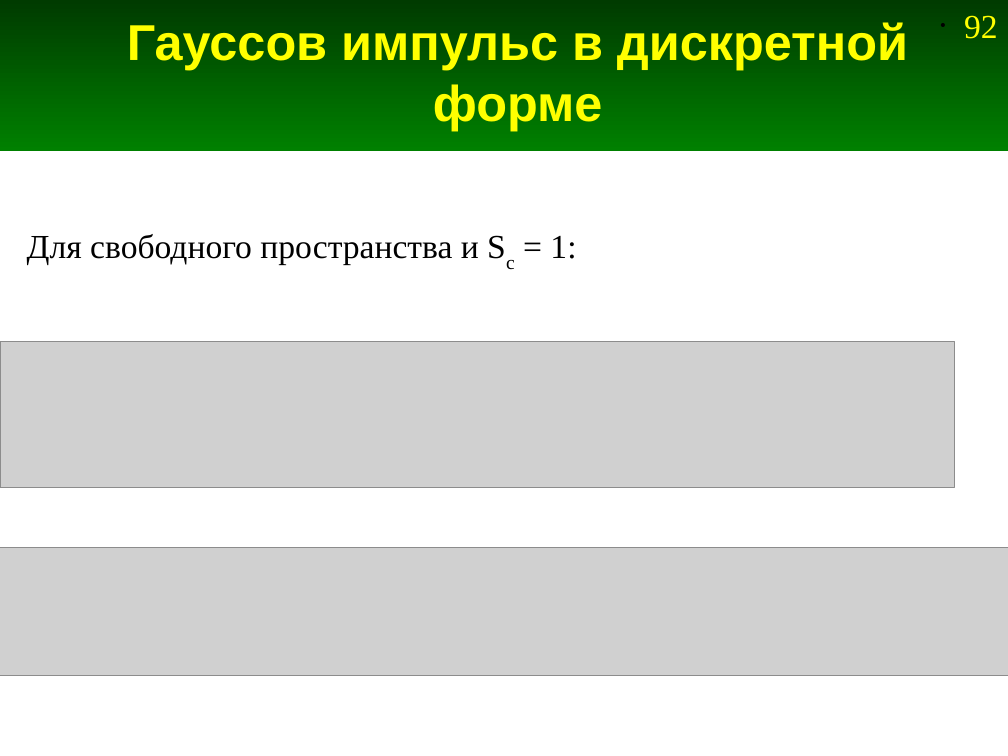
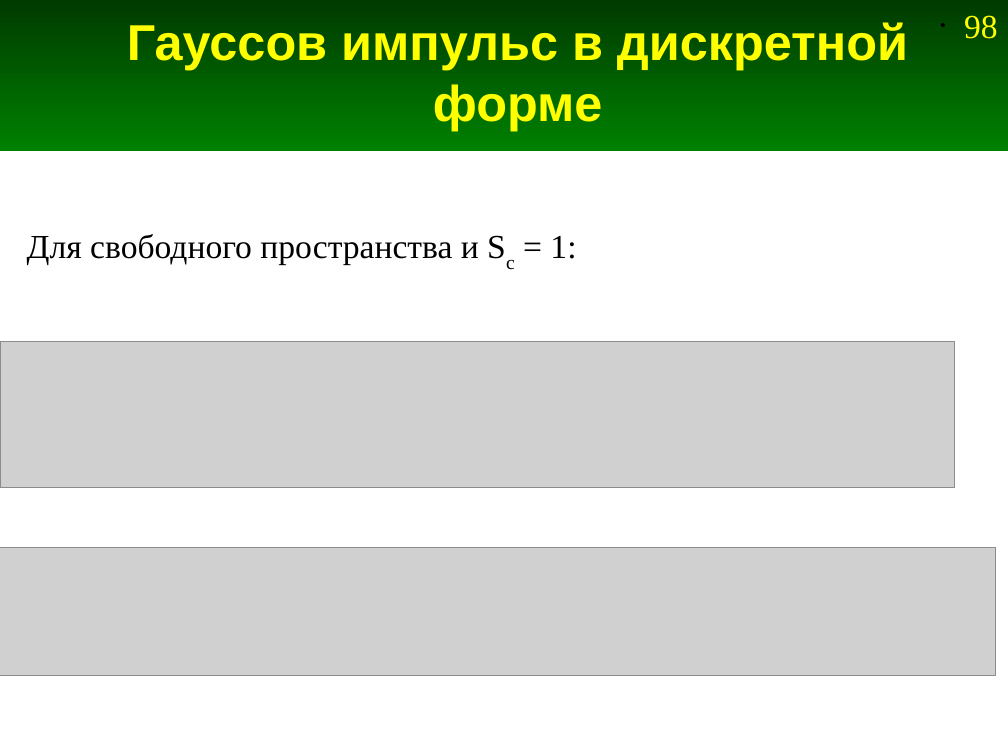
Before and after one commit to andris0147sv/modelling, a slide deck: slide 98 of presentations/2. FDTD.odp (slide 92 before the commit). Drawn at 1008x756 pixels with LibreOffice and Linux fonts; fonts in the diff are those of the drawing; grey boxes stand for pictures. Boxes give left, top, right and bottom in pixels: in the first picture for what was removed or moved away, otherwise in the second. Text is boxed around its words. In the diff, an @@ line names an element or a change of style, - is before the commit and + after.

```diff
--- a/presentations/2. FDTD.odp
+++ b/presentations/2. FDTD.odp
@@ page number at (964,15,998,39): text changed @@
-• 92
+• 98
@@ picture: place and size @@
-picture at (0,547,1008,675)
+picture at (0,547,996,675)
```
Also in this commit, not shown: 3 other slides changed, 7 slides added, 2 slides removed, 8 other files.
